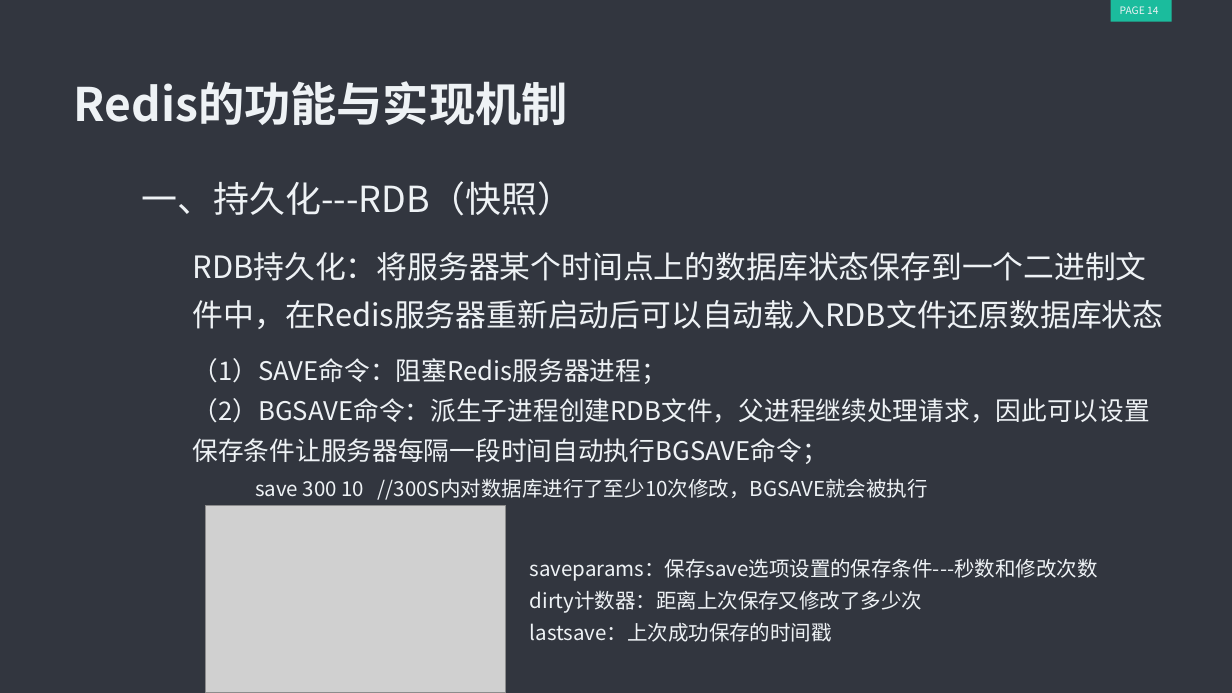
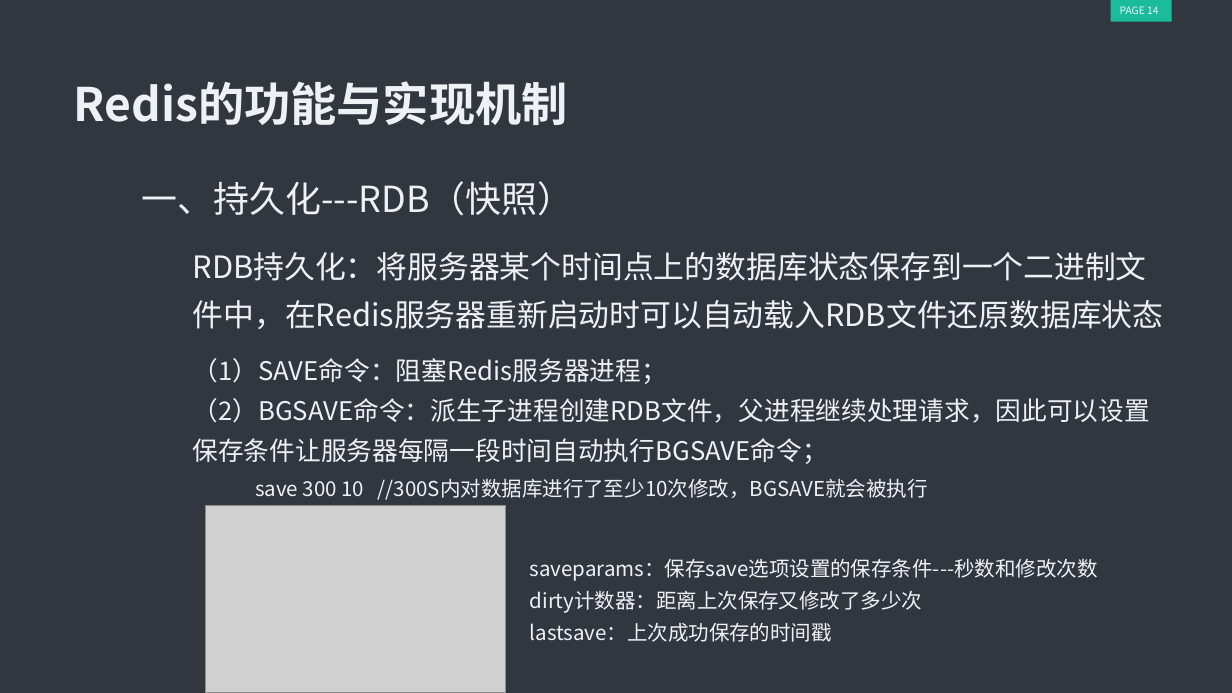
Before and after one commit to xingzhexiaozhu/UsefulProgram, a slide deck: slide 15 of 技术分享-Redis.pptx. Drawn at 1232x693 pixels with LibreOffice and Linux fonts; fonts in the diff are those of the drawing; grey boxes stand for pictures. Boxes give left, top, right and bottom in pixels: in the first picture for what was removed or moved away, otherwise in the second. Text is boxed around its words. In the diff, an @@ line names an element or a change of style, - is before the commit and + after.

```diff
--- a/技术分享-Redis.pptx
+++ b/技术分享-Redis.pptx
@@ text at [193, 252, 1164, 329]: text changed @@
-RDB持久化：将服务器某个时间点上的数据库状态保存到一个二进制文件中，在Redis服务器重新启动后可以自动载入RDB文件还原数据库状态
+RDB持久化：将服务器某个时间点上的数据库状态保存到一个二进制文件中，在Redis服务器重新启动时可以自动载入RDB文件还原数据库状态
```
Also in this commit, not shown: 3 other slides changed.
